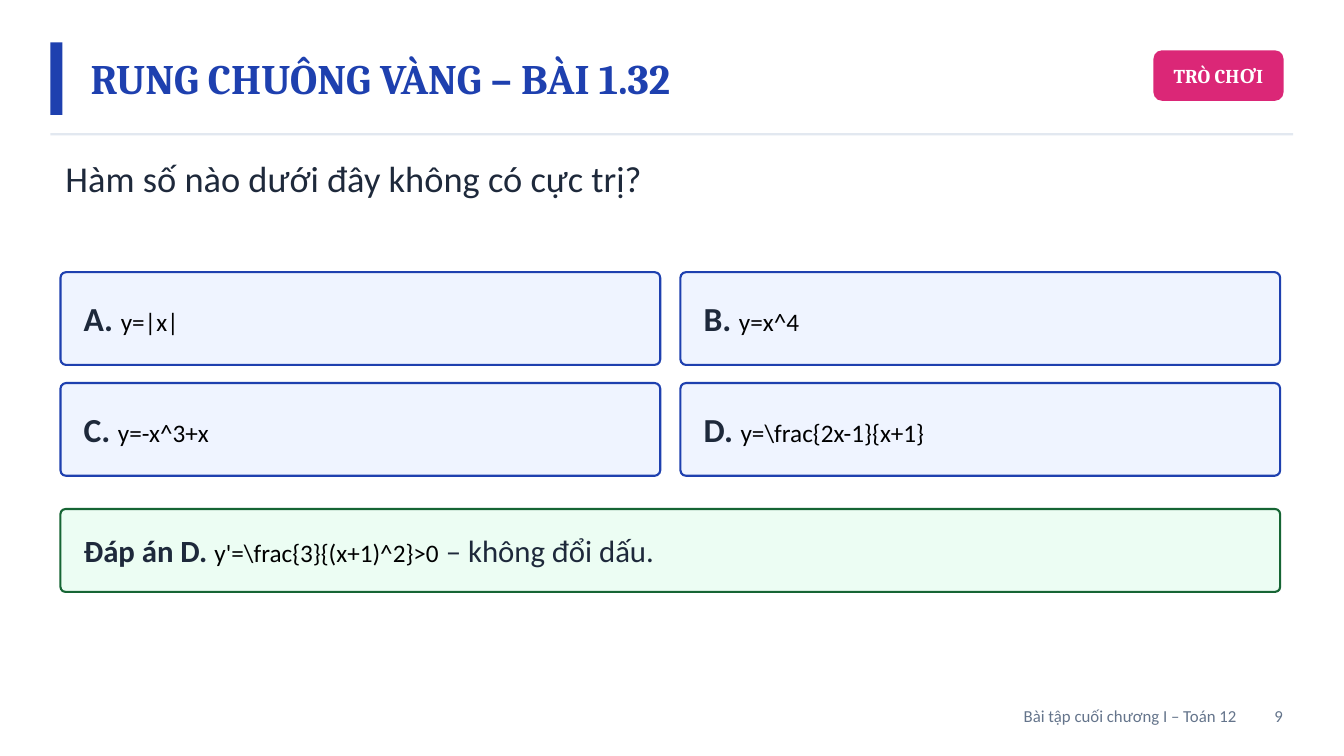
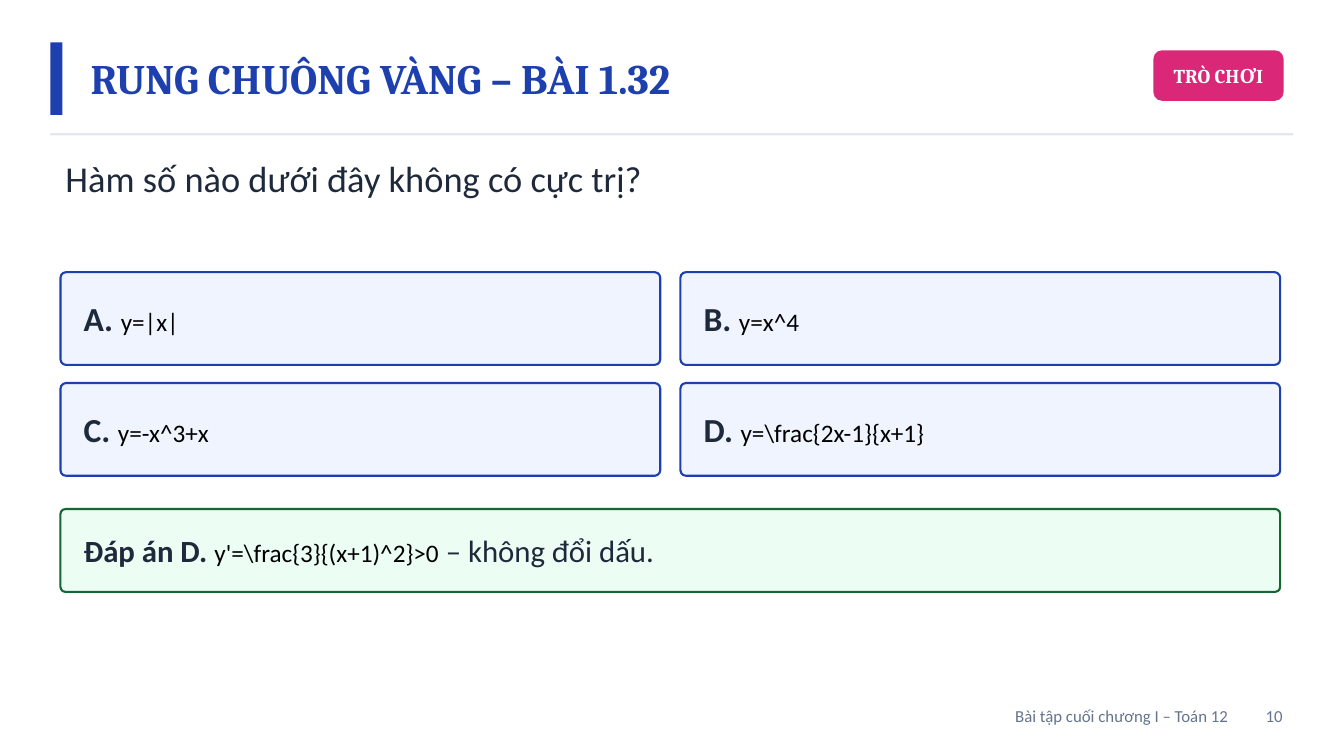
Before and after one commit to Trangtu66/Taode_thi_online, a slide deck: slide 10 of mon/toan/slide/lop12/BaiGiangDienTu_TOAN12_BaiTapCuoiChuong1_T23-24.pptx (slide 9 before the commit). Drawn at 1344x756 pixels with LibreOffice and Linux fonts; fonts in the diff are those of the drawing. Boxes give left, top, right and bottom in pixels: in the first picture for what was removed or moved away, otherwise in the second. Text is boxed around its words. In the diff, an @@ line names an element or a change of style, - is before the commit and + after.

```diff
--- a/mon/toan/slide/lop12/BaiGiangDienTu_TOAN12_BaiTapCuoiChuong1_T23-24.pptx
+++ b/mon/toan/slide/lop12/BaiGiangDienTu_TOAN12_BaiTapCuoiChuong1_T23-24.pptx
@@ text at (1015, 709, 1283, 725): text changed @@
-Bài tập cuối chương I – Toán 12 9
+Bài tập cuối chương I – Toán 12 10
```
Also in this commit, not shown: 26 other slides changed, 1 slide added, 26 other files.
